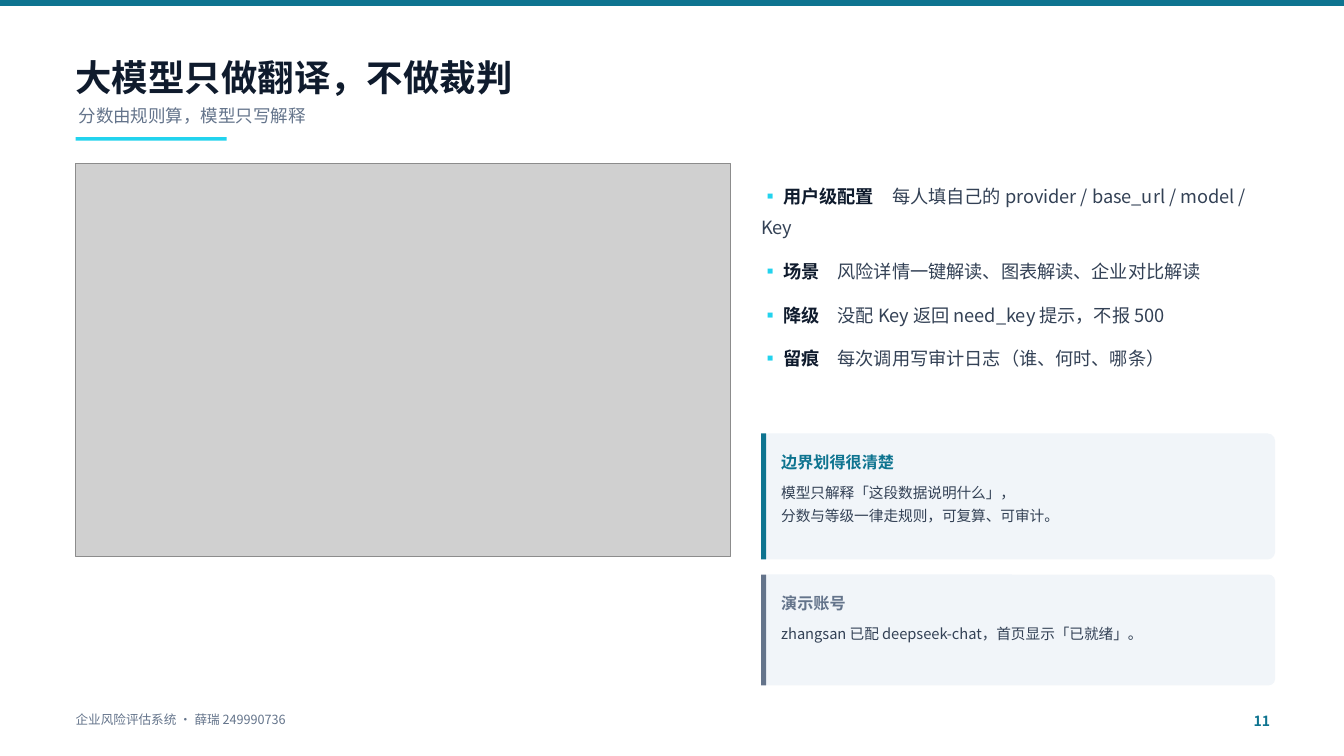
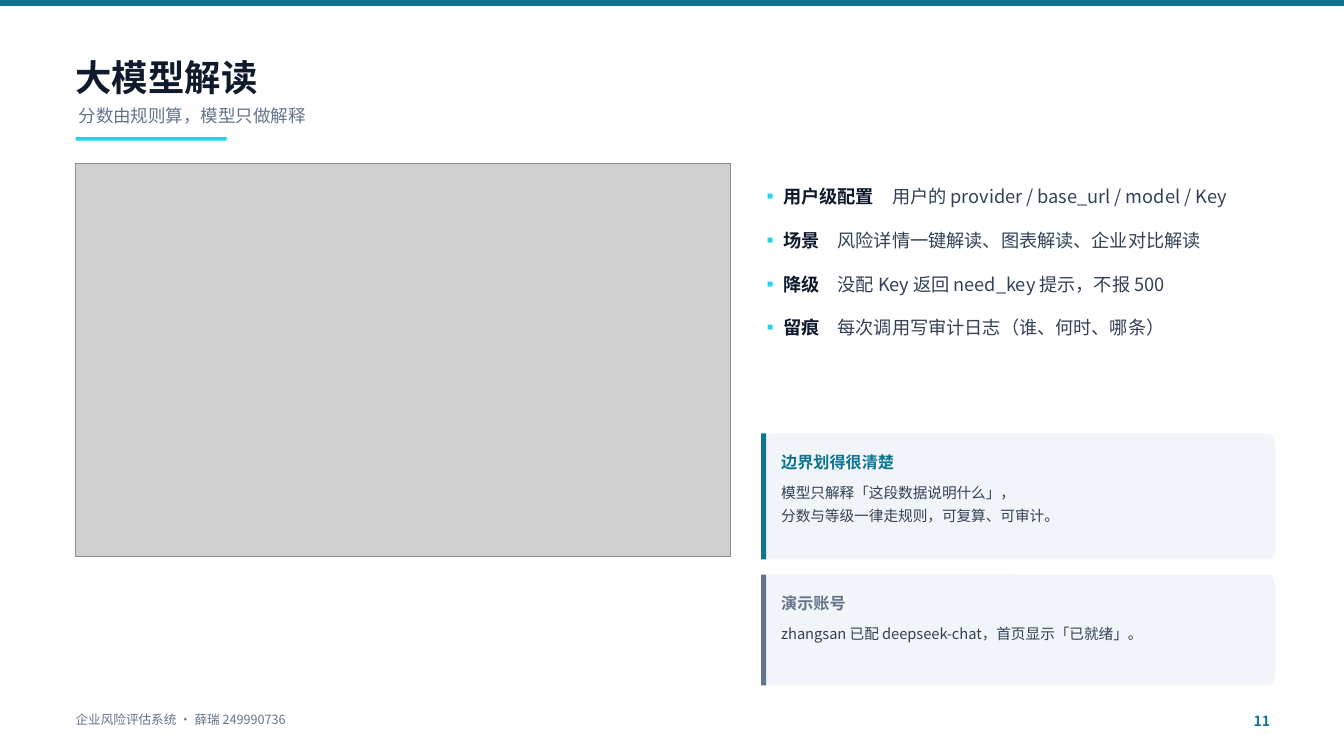
Before and after one commit to pythonlearnerX/enterprise-risk-assessment, a slide deck: slide 11 of 课次/项目17-答辩PPT/企业风险评估系统-答辩汇报-v3.pptx. Drawn at 1344x756 pixels with LibreOffice and Linux fonts; fonts in the diff are those of the drawing; grey boxes stand for pictures. Boxes give left, top, right and bottom in pixels: in the first picture for what was removed or moved away, otherwise in the second. Text is boxed around its words. In the diff, an @@ line names an element or a change of style, - is before the commit and + after.

```diff
--- a/课次/项目17-答辩PPT/企业风险评估系统-答辩汇报-v3.pptx
+++ b/课次/项目17-答辩PPT/企业风险评估系统-答辩汇报-v3.pptx
@@ text at (76,60,258,95): text changed @@
-大模型只做翻译，不做裁判
+大模型解读
@@ text at (79,107,306,124): text changed @@
-分数由规则算，模型只写解释
+分数由规则算，模型只做解释
@@ text at (783,187,1226,208): text changed @@
-▪ 用户级配置 每人填自己的 provider / base_url / model / Key
+▪ 用户级配置 用户的 provider / base_url / model / Key
```
Also in this commit, not shown: 12 other slides changed, 11 other files.
